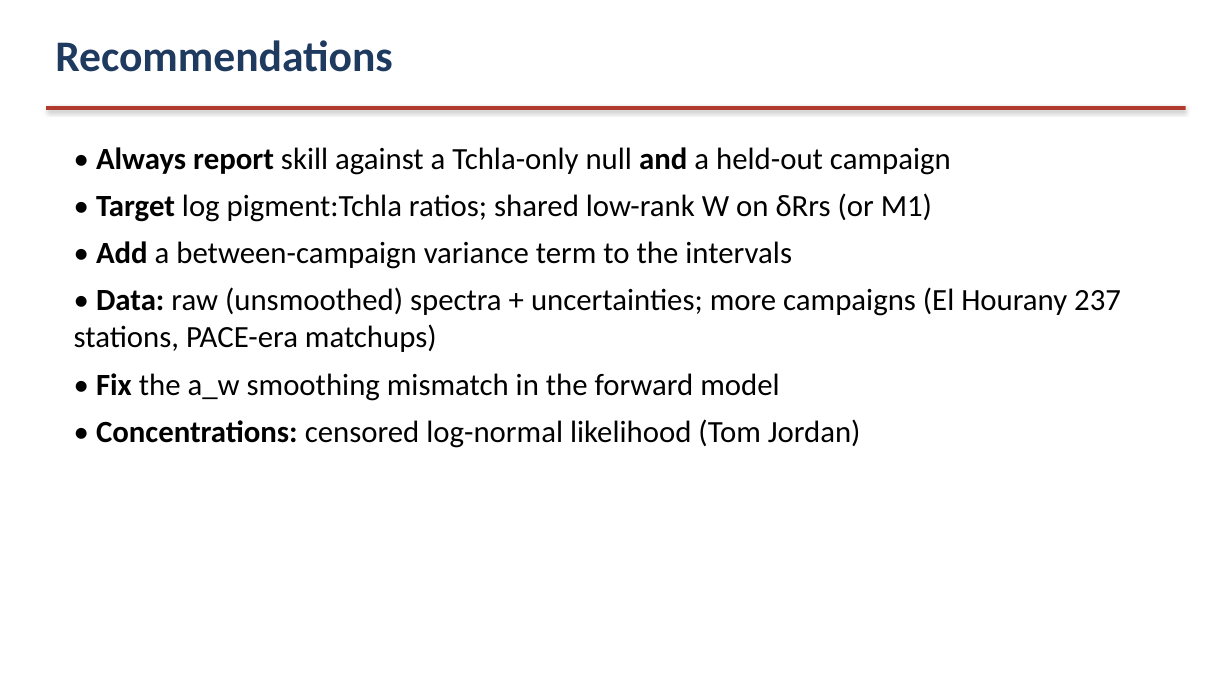
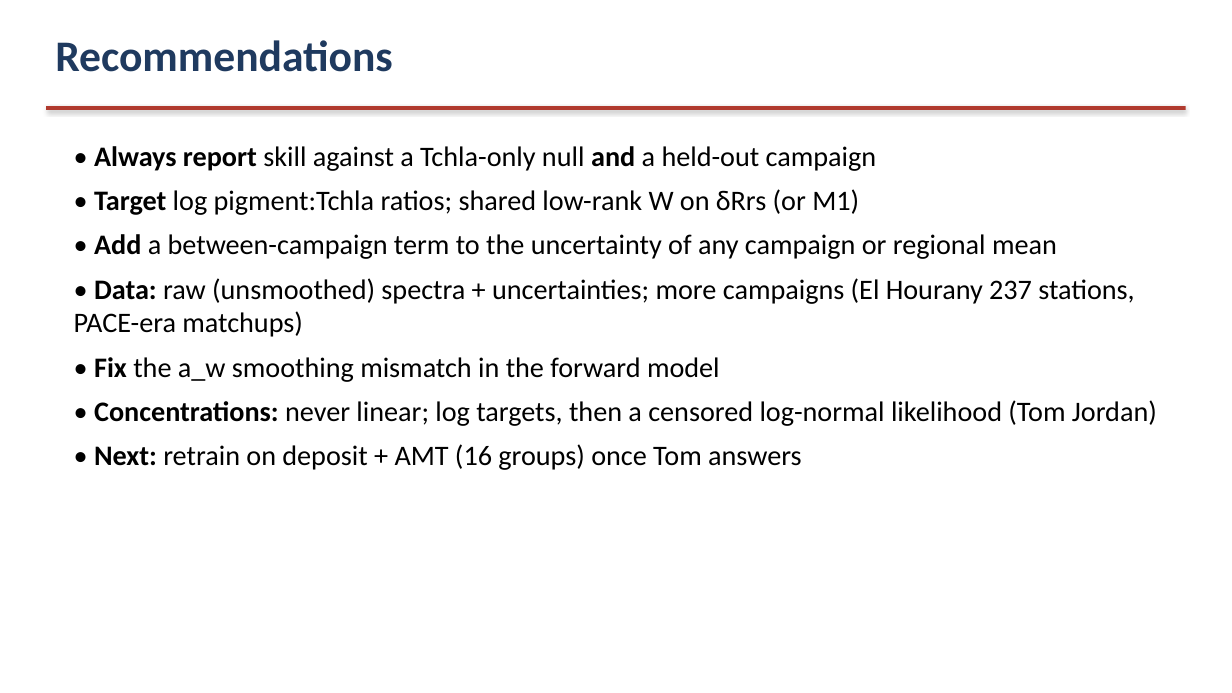
Before and after one commit to ocean-colour/EPFT-UP, a slide deck: slide 29 of reports/slides/SDP_Claude_Slides.pptx (slide 25 before the commit). Drawn at 1232x693 pixels with LibreOffice and Linux fonts; fonts in the diff are those of the drawing. Boxes give left, top, right and bottom in pixels: in the first picture for what was removed or moved away, otherwise in the second. Text is boxed around its words. In the diff, an @@ line names an element or a change of style, - is before the commit and + after.

```diff
--- a/reports/slides/SDP_Claude_Slides.pptx
+++ b/reports/slides/SDP_Claude_Slides.pptx
@@ text at (74,146,1134,382): size 24 to 22 pt in "• Always report skill against a Tchla-only ...", "• Target log pigment:Tchla ratios; shared low-rank ...", "• Data: raw (unsmoothed) spectra + uncertainties; ...", "• Fix the a_w smoothing mismatch in ..." @@
@@ text at (94,234,1057,259): text changed; size 24 to 22 pt @@
-• Add a between-campaign variance term to the intervals
+• Add a between-campaign term to the uncertainty of any campaign or regional mean
@@ text at (94,400,1157,470): text changed; size 24 to 22 pt @@
-• Concentrations: censored log-normal likelihood (Tom Jordan)
+• Concentrations: never linear; log targets, then a censored log-normal likelihood (Tom Jordan)
+• Next: retrain on deposit + AMT (16 groups) once Tom answers
```
Also in this commit, not shown: 4 other slides changed, 4 slides added, 21 other files.
